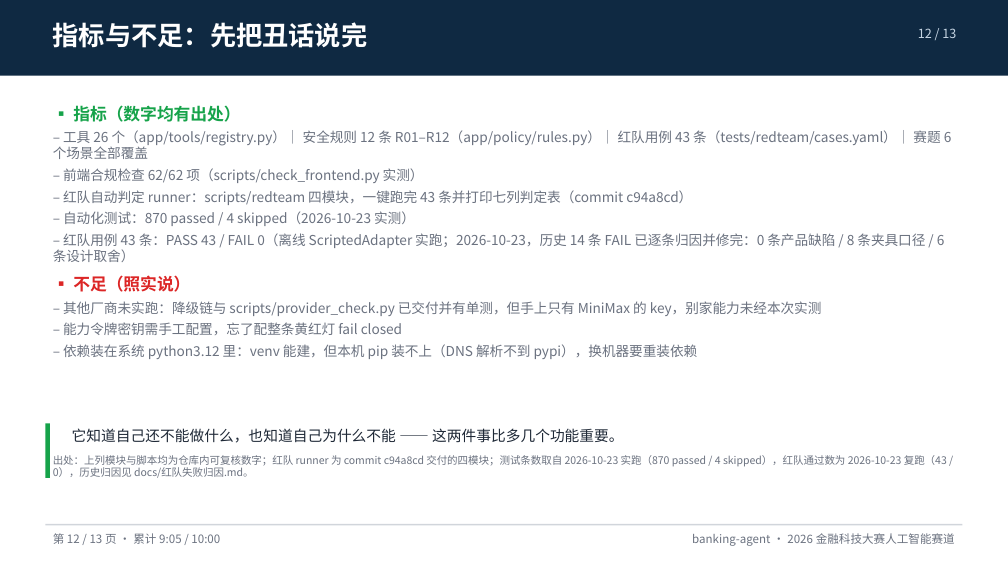
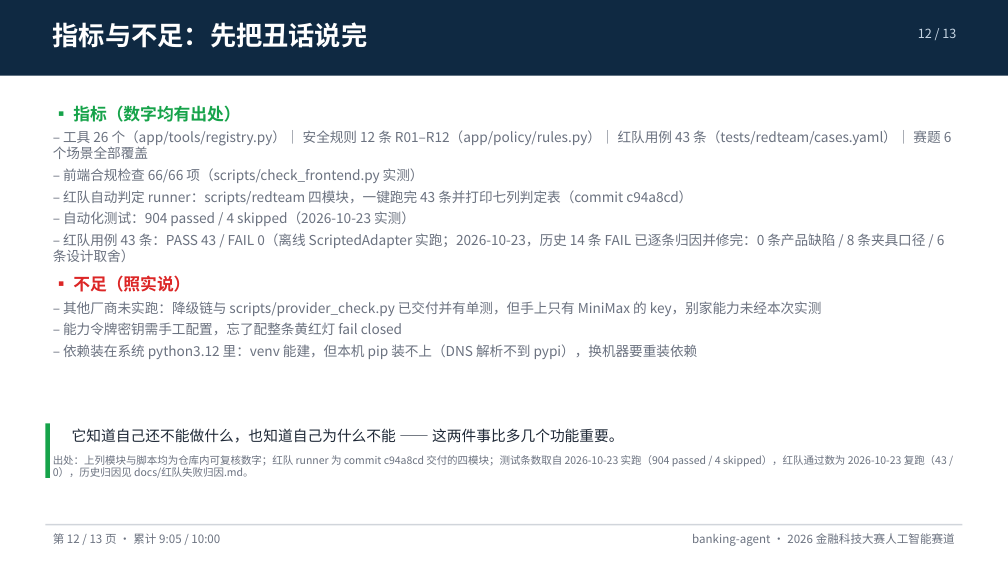
Before and after one commit to peng6yu/banking-agent, a slide deck: slide 12 of docs/交付/答辩PPT.pptx. Drawn at 1008x567 pixels with LibreOffice and Linux fonts; fonts in the diff are those of the drawing. Boxes give left, top, right and bottom in pixels: in the first picture for what was removed or moved away, otherwise in the second. Text is boxed around its words. In the diff, an @@ line names an element or a change of style, - is before the commit and + after.

Commit message:
docs: 入口访问令牌写进 README 与安全自评（R-15），测试数 870->904、前端 62->66

```diff
--- a/docs/交付/答辩PPT.pptx
+++ b/docs/交付/答辩PPT.pptx
@@ text at [63,168,424,183]: text changed @@
-– 前端合规检查 62/62 项（scripts/check_frontend.py 实测）
+– 前端合规检查 66/66 项（scripts/check_frontend.py 实测）
@@ text at [63,211,415,226]: text changed @@
-– 自动化测试：870 passed / 4 skipped（2026-10-23 实测）
+– 自动化测试：904 passed / 4 skipped（2026-10-23 实测）
@@ text at [53,455,947,478]: text changed @@
-出处：上列模块与脚本均为仓库内可复核数字；红队 runner 为 commit c94a8cd 交付的四模块；测试条数取自 2026-10-23 实跑（870 passed / 4 skipped），红队通过数为 2026-10-23 复跑（43 / 0），历史归因见 docs/红队失败归因.md。
+出处：上列模块与脚本均为仓库内可复核数字；红队 runner 为 commit c94a8cd 交付的四模块；测试条数取自 2026-10-23 实跑（904 passed / 4 skipped），红队通过数为 2026-10-23 复跑（43 / 0），历史归因见 docs/红队失败归因.md。
```
Also in this commit, not shown: 1 other slide changed, 11 other files.
